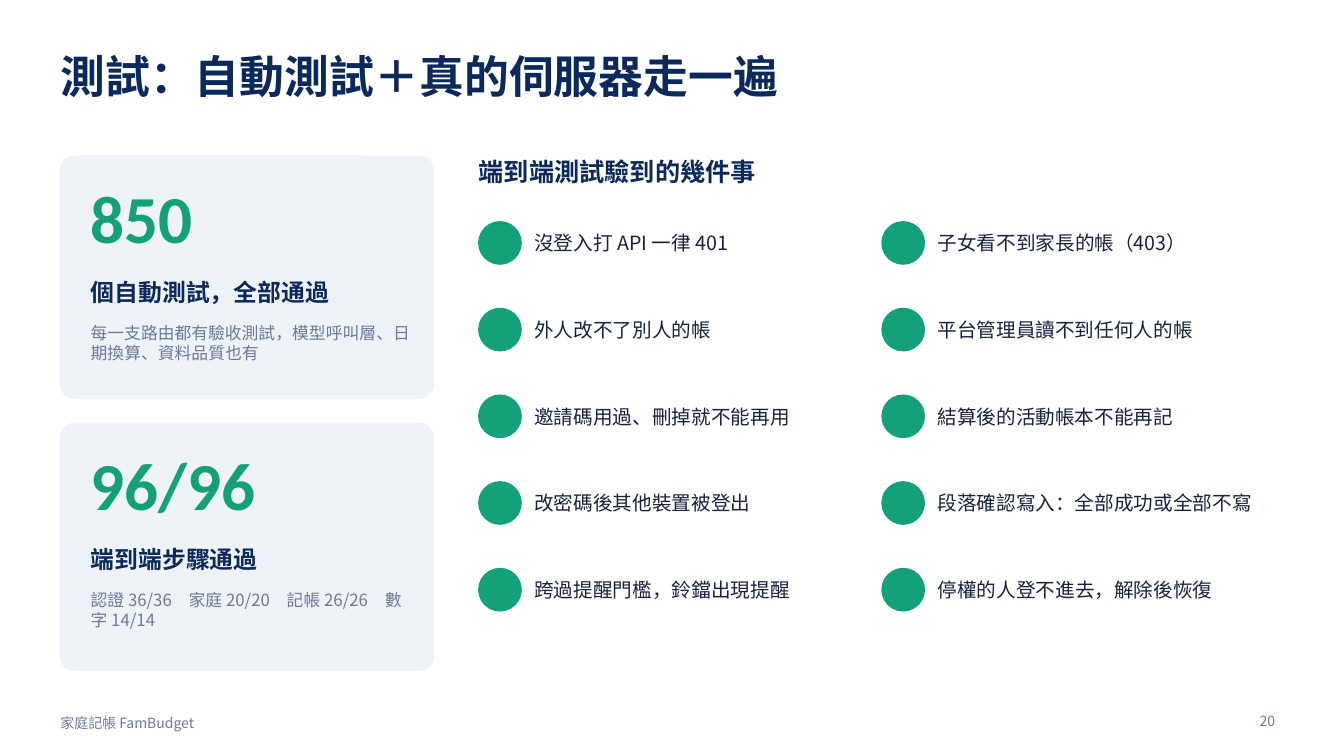
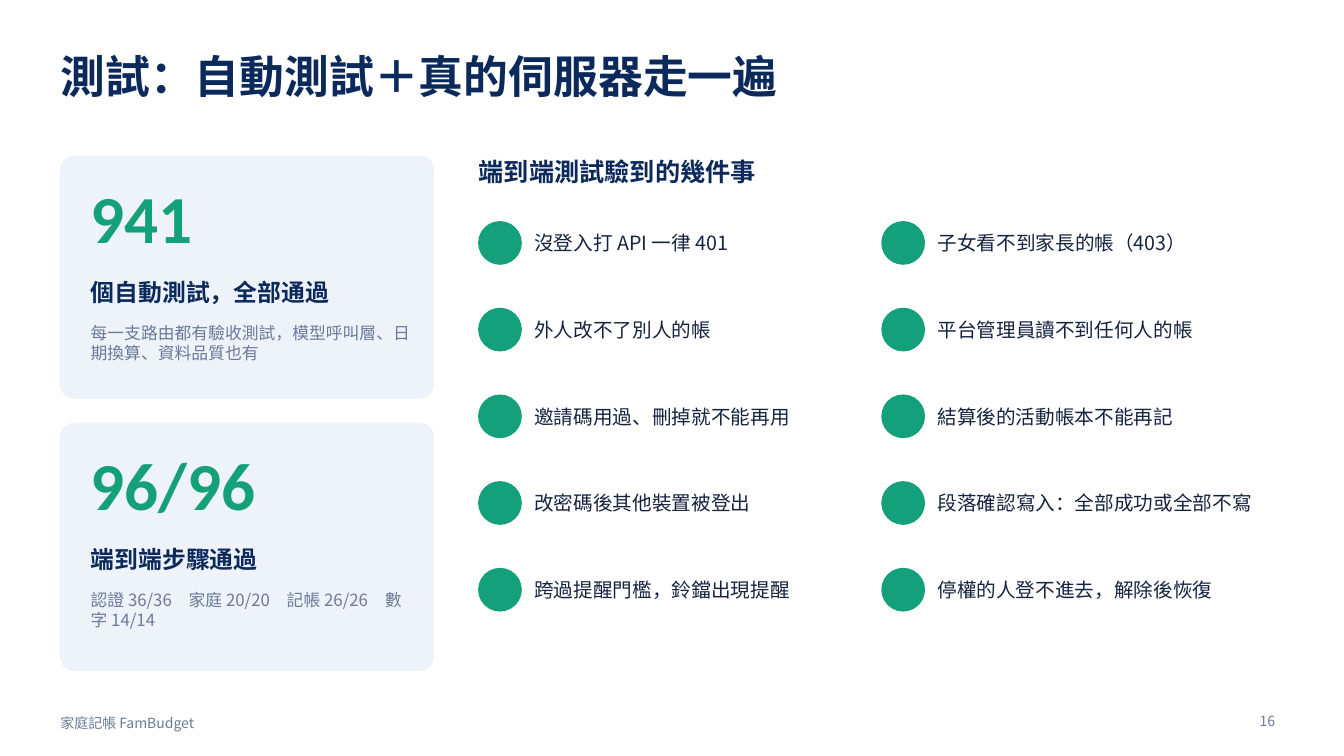
Before and after one commit to cbes502034/final_project, a slide deck: slide 16 of report/家庭記帳_期末報告.pptx (slide 20 before the commit). Drawn at 1344x756 pixels with LibreOffice and Linux fonts; fonts in the diff are those of the drawing; background and template pictures are left out. Boxes give left, top, right and bottom in pixels: in the first picture for what was removed or moved away, otherwise in the second. Text is boxed around its words. In the diff, an @@ line names an element or a change of style, - is before the commit and + after.

```diff
--- a/report/家庭記帳_期末報告.pptx
+++ b/report/家庭記帳_期末報告.pptx
@@ text at [91,199,193,243]: text changed @@
-850
+941
@@ page number at [1260,715,1276,726]: text changed @@
-20
+16
```
Also in this commit, not shown: 9 other slides changed, 6 slides added, 13 slides removed, 19 other files.
